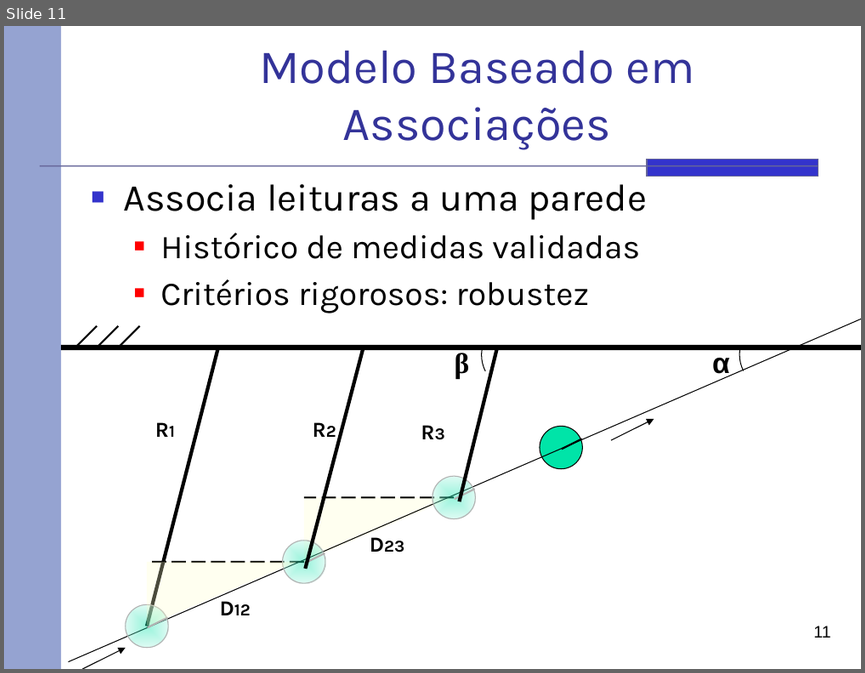
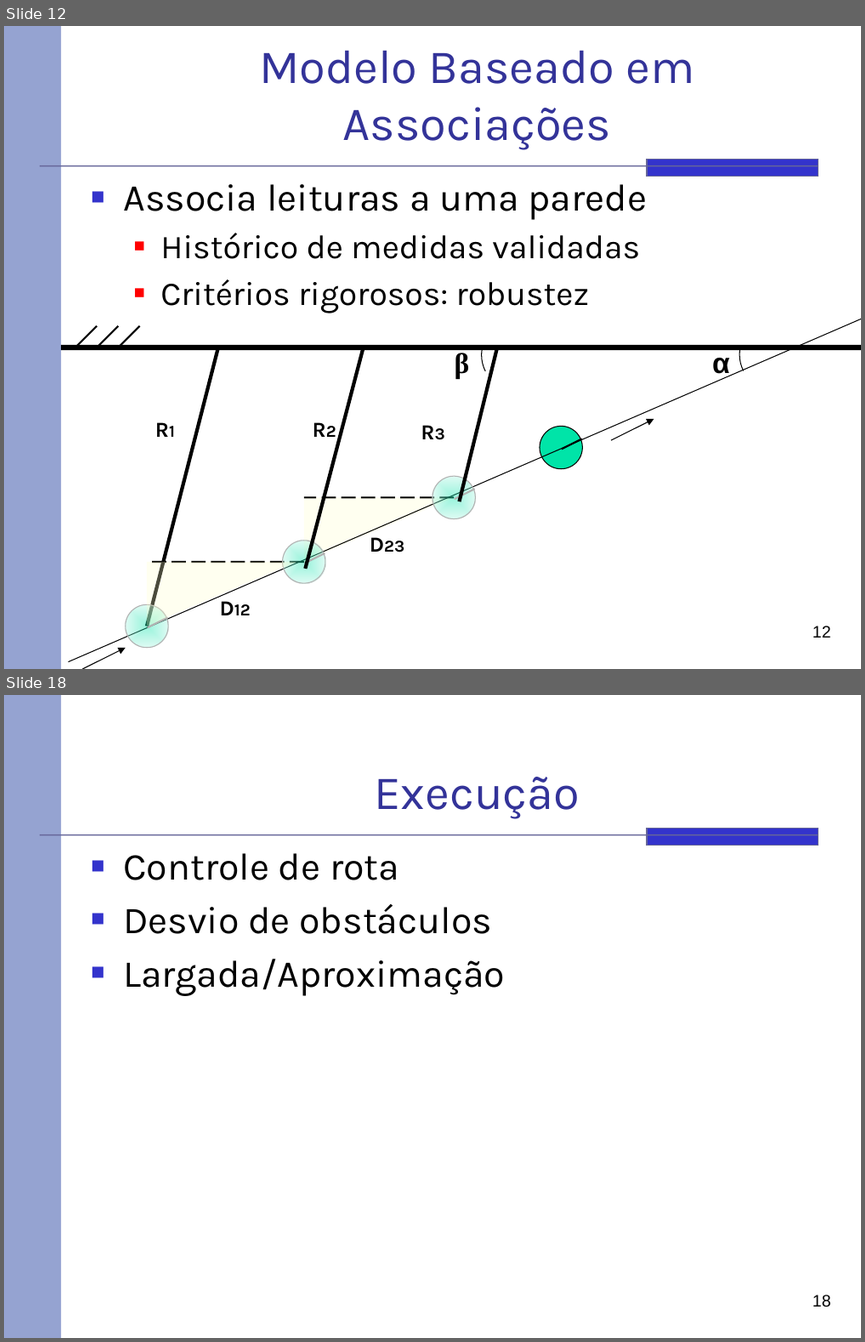
Before and after one commit to rafaelhdr/tccsauron, a slide deck: docs/Apresentação.pptx. Shown one above the other, each under a label of ours: slide 11 before the commit, slides 12 and 18 after it; the slides between them are not shown. The pictures are 865x673 and 865x1342 pixels, drawn with LibreOffice and Linux fonts; fonts in the diff are those of the drawing. Boxes give left, top, right and bottom in pixels: in the first picture for what was removed or moved away, otherwise in the second. Text is boxed around its words. In the diff, an @@ line names an element or a change of style, - is before the commit and + after.

```diff
--- a/docs/Apresentação.pptx
+++ b/docs/Apresentação.pptx
@@ slide 18 added at [4, 695, 861, 1338], background #FFFFFF; not listed: 3 template elements that a slide beside it also shows @@
@@ title added at [375, 777, 580, 819], 40 pt, text #333399 @@
+Execução
@@ text added at [123, 853, 505, 996], 32 pt, text #000000 @@
+■ Controle de rota
+■ Desvio de obstáculos
+■ Largada/Aproximação
@@ page number added at [812, 1294, 831, 1307], 14 pt, text #000000 @@
+18
@@ what was slide 11 is now slide 12 @@
@@ page number at [812, 625, 831, 637]: text changed @@
-11
+12
```
Also in this commit, not shown: 1 slide changed, 11 other slides added.
